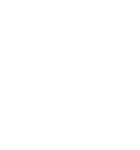
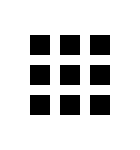
Revision of a layered 140 x 150 image; what changed, layer by layer:
painted on "googleicons.png" over [30, 35, 110, 115]
